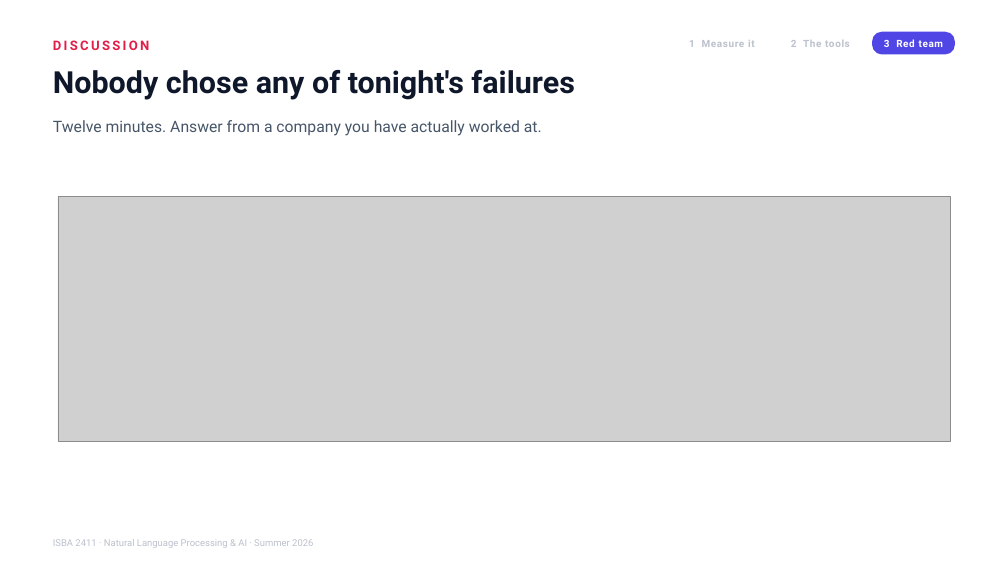
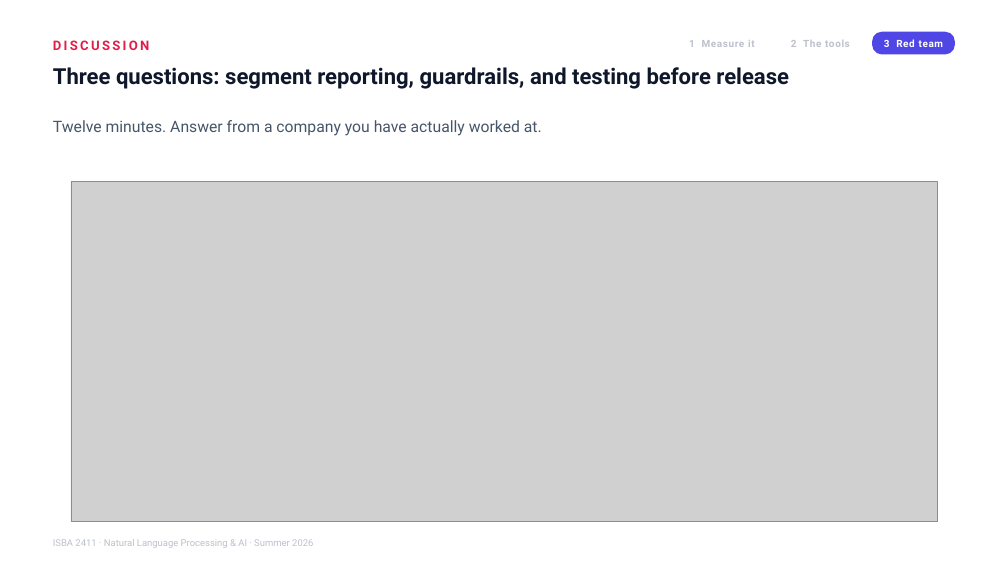
Before and after one commit to JulesMalin/isba2411-nlp, a slide deck: slide 9 of Week 9/L17_Support_Copilot_Audit.pptx. Drawn at 1008x567 pixels with LibreOffice and Linux fonts; fonts in the diff are those of the drawing; grey boxes stand for pictures. Boxes give left, top, right and bottom in pixels: in the first picture for what was removed or moved away, otherwise in the second. Text is boxed around its words. In the diff, an @@ line names an element or a change of style, - is before the commit and + after.

Commit message:
Week 9: L17 deck, precise discussion questions and closing table

```diff
--- a/Week 9/L17_Support_Copilot_Audit.pptx
+++ b/Week 9/L17_Support_Copilot_Audit.pptx
@@ text at bbox=[53, 67, 789, 89]: text changed; size 29 to 21 pt @@
-Nobody chose any of tonight's failures
+Three questions: segment reporting, guardrails, and testing before release
@@ picture: place and size @@
-picture at bbox=[58, 197, 951, 442]
+picture at bbox=[71, 181, 938, 522]
```
Also in this commit, not shown: 1 other slide changed.
